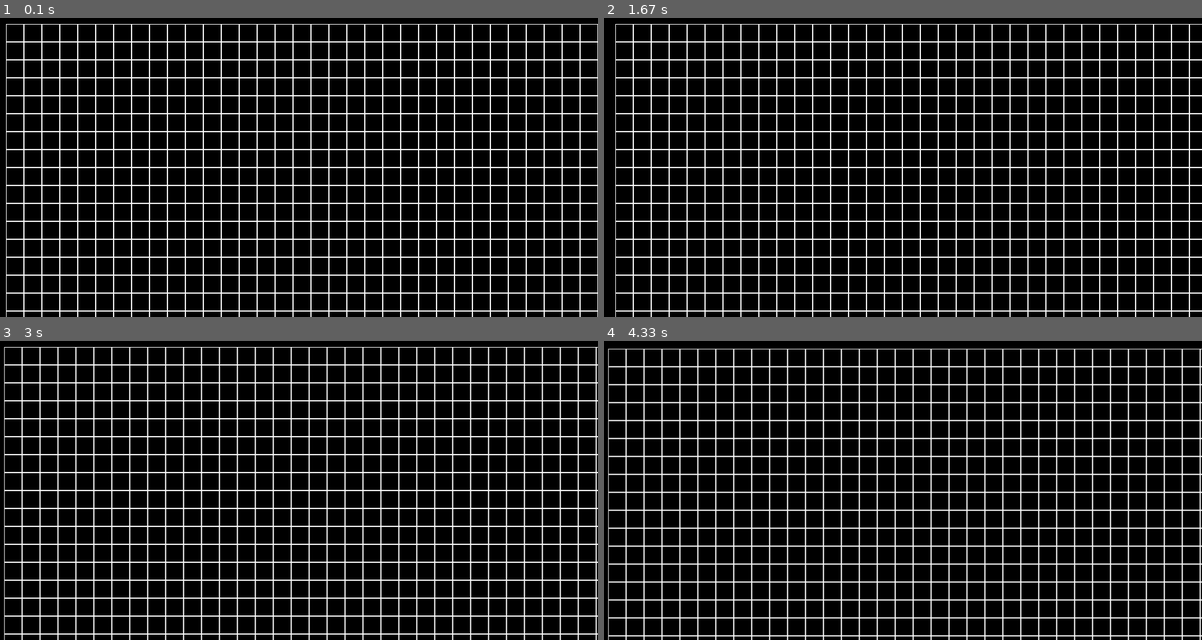
Above: before the commit, frames 1-4 (two rows, left to right).
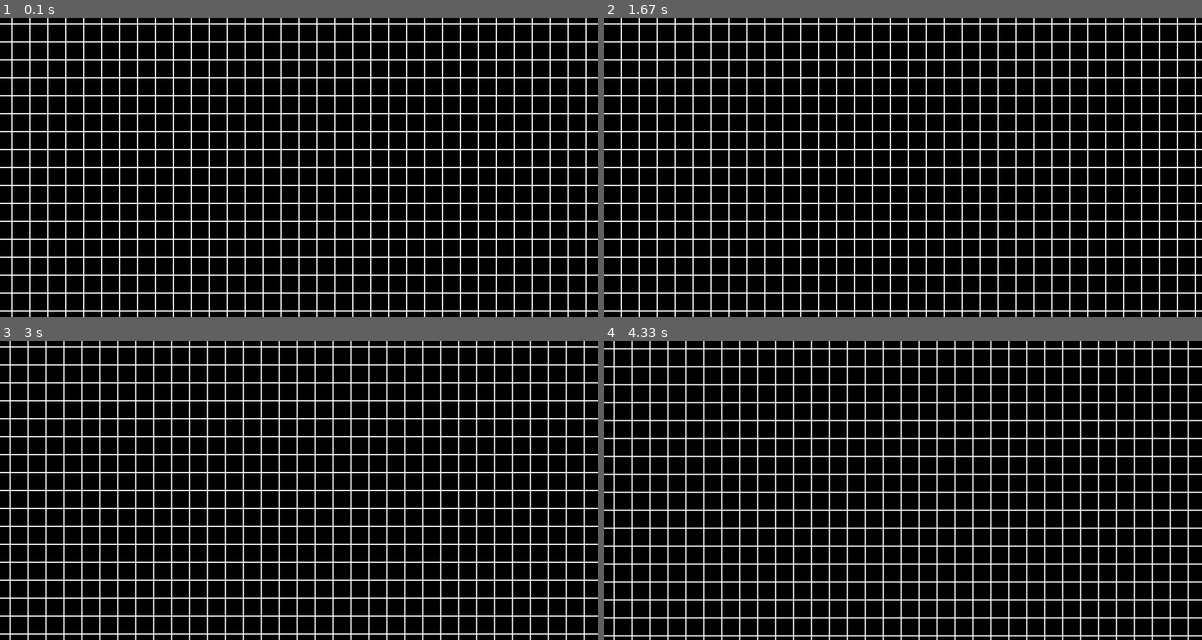
Above: after the commit, the same moments.

Repository: lusipusik/PyGameLife
Game: pygame game, started from source/main.py
The game is run twice, just before and just after one commit, with the same random seed, the same clock (stepped at 60 frames per second) and the same inputs.
Inputs (mouse positions are in pixels of both pictures, inside the frame that each line leads up to):
- Up to frame 1 (0.1 s): no input
- Up to frame 2 (1.67 s): tap Space at 0.33 s; click (879, 179) at 0.72 s; tap A at 1.5 s
- Up to frame 3 (3 s): tap D at 1.83, 2.5 s; tap A at 2.17 s
- Up to frame 4 (4.33 s): tap W at 3.33 s; tap S at 4.17 s

The runs differ from the first frame. In frame 1, 14% of the frame differs, in the area x 0-100%, y 0-100%; in frame 2, 14%; in frame 3, 21%; in frame 4, 21%.

Commit message:
fix offset for current window size

Diff:
--- a/source/main.py
+++ b/source/main.py
@@ -8,8 +8,8 @@
         self.window_height = 500
         self.board_width=60
         self.board_height=30
-        self.board_offset_left=10
-        self.board_offset_top=10
+        self.board_offset_left=-400
+        self.board_offset_top=-200
         self.board_cell_size=30
 
 
